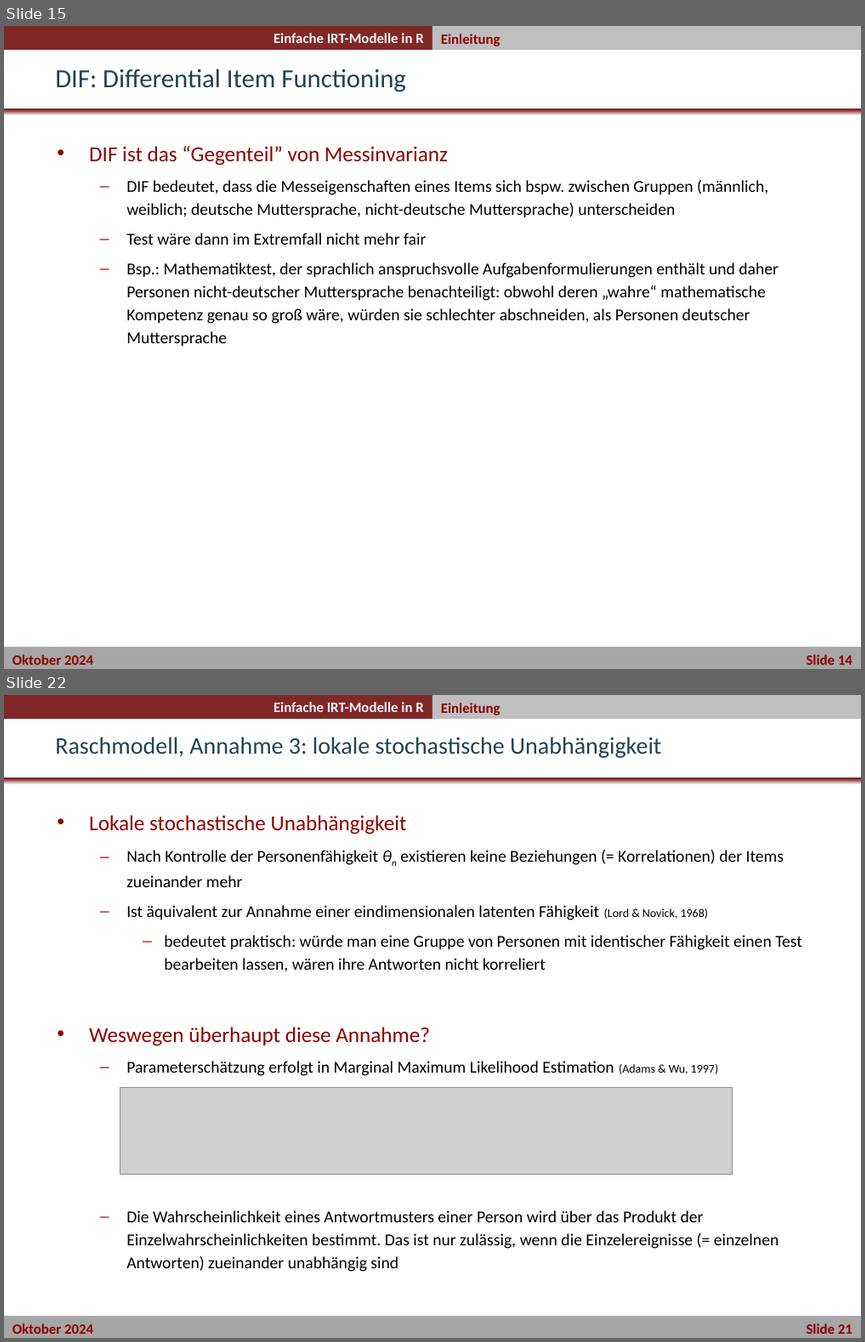
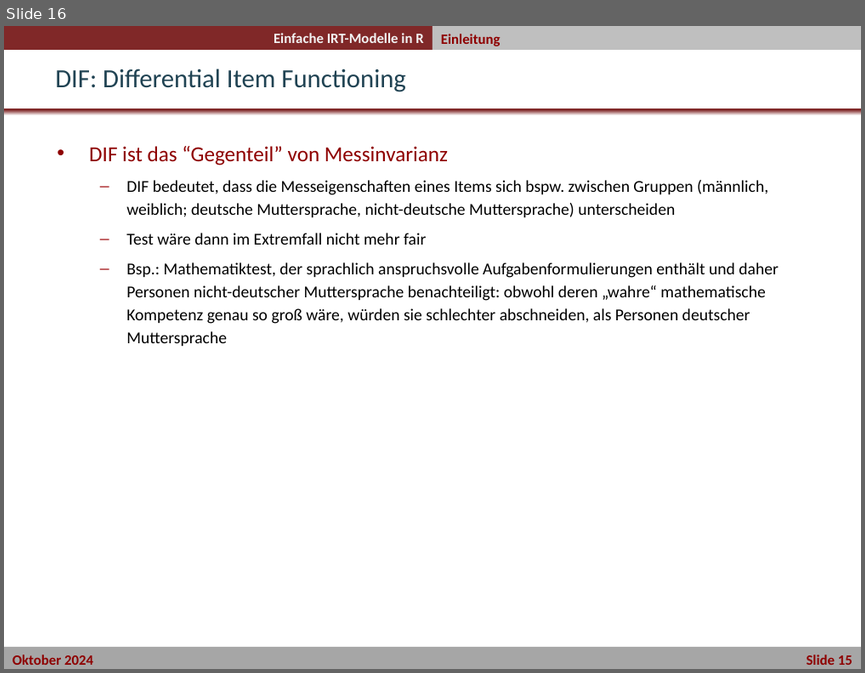
Before and after one commit to nickhaf/IRT_workshop, a slide deck: slides/IRT_Theorie/02_Uebung_einfache_IRT-Modelle_in_R.pptx. Shown one above the other, each under a label of ours: slides 15 and 22 before the commit, slide 16 after it; the slides between them are not shown. The pictures are 865x1342 and 865x673 pixels, drawn with LibreOffice and Linux fonts; fonts in the diff are those of the drawing; grey boxes stand for pictures; background and template pictures are left out. Boxes give left, top, right and bottom in pixels: in the first picture for what was removed or moved away, otherwise in the second. Text is boxed around its words. In the diff, an @@ line names an element or a change of style, - is before the commit and + after.

```diff
--- a/slides/IRT_Theorie/02_Uebung_einfache_IRT-Modelle_in_R.pptx
+++ b/slides/IRT_Theorie/02_Uebung_einfache_IRT-Modelle_in_R.pptx
@@ slide 22 removed at [4,695,861,1338], background #FFFFFF; not listed: 5 template elements that a slide beside it also shows @@
@@ text removed at [441,703,500,715] @@
-Einleitung
@@ title removed at [55,737,661,758] @@
-Raschmodell, Annahme 3: lokale stochastische Unabhängigkeit
@@ text removed at [89,815,802,1271] @@
-• Lokale stochastische Unabhängigkeit
-  – Nach Kontrolle der Personenfähigkeit θn existieren keine Beziehungen (= Korrelationen) der Items zueinander mehr
-  – Ist äquivalent zur Annahme einer eindimensionalen latenten Fähigkeit (Lord & Novick, 1968)
-    – bedeutet praktisch: würde man eine Gruppe von Personen mit identischer Fähigkeit einen Test bearbeiten lassen, wären ihre Antworten nicht korreliert
-• Weswegen überhaupt diese Annahme?
-  – Parameterschätzung erfolgt in Marginal Maximum Likelihood Estimation (Adams & Wu, 1997)
-  – Die Wahrscheinlichkeit eines Antwortmusters einer Person wird über das Produkt der Einzelwahrscheinlichkeiten bestimmt. Das ist nur zulässig, wenn die Einzelereignisse (= einzelnen Antworten) zueinander unabhängig sind
@@ picture removed at [120,1088,732,1174] @@
@@ what was slide 15 is now slide 16 @@
@@ text in rectangle at [12,654,852,664]: text changed @@
-Oktober 2024 Slide 14
+Oktober 2024 Slide 15
```
Also in this commit, not shown: 1 slide added, 8 other slides removed, 1 other file.
